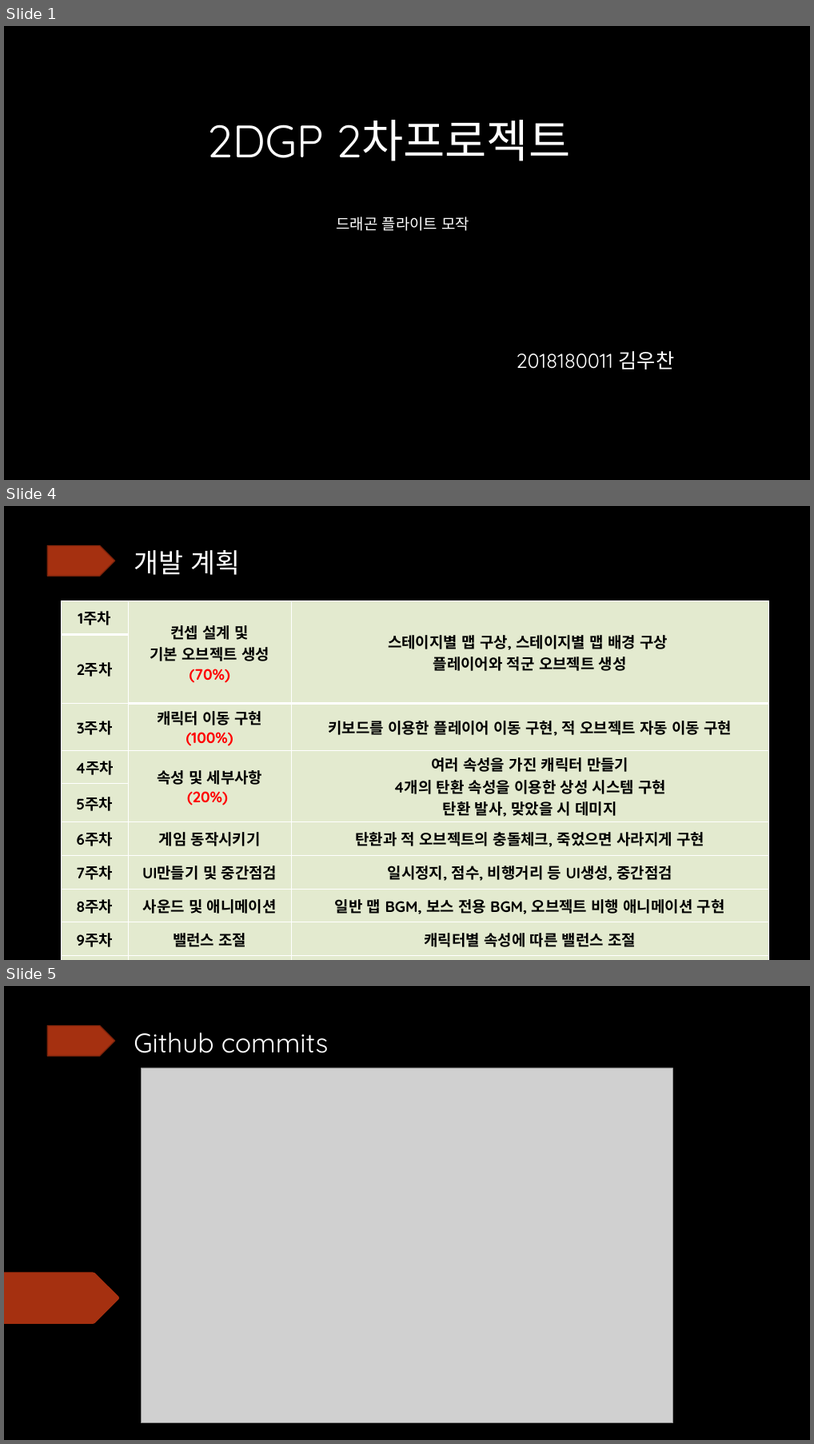
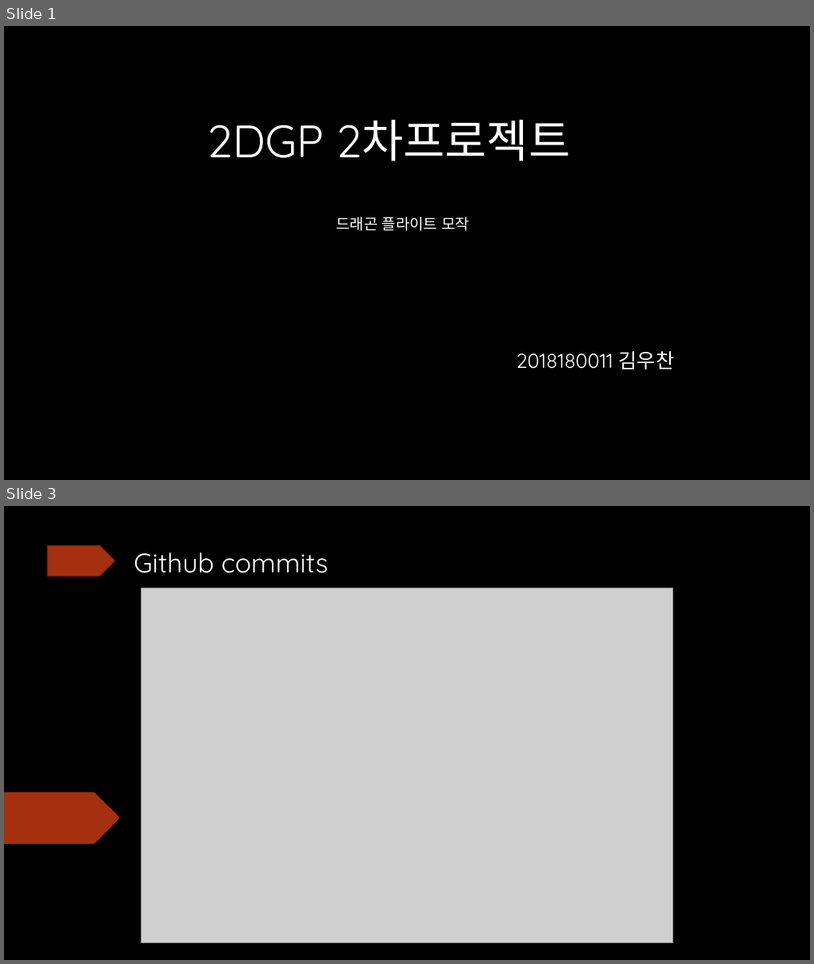
Before and after one commit to 2018180011woochan/2018180011---2DGP-GameProject, a slide deck: 2dgp.pptx. Shown one above the other, each under a label of ours: slides 1, 4 and 5 before the commit, slides 1 and 3 after it; the slides between them are not shown. The pictures are 814x1444 and 814x964 pixels, drawn with LibreOffice and Linux fonts; fonts in the diff are those of the drawing; grey boxes stand for pictures. Boxes give left, top, right and bottom in pixels: in the first picture for what was removed or moved away, otherwise in the second. Text is boxed around its words. In the diff, an @@ line names an element or a change of style, - is before the commit and + after.

```diff
--- a/2dgp.pptx
+++ b/2dgp.pptx
@@ slide 4 removed at (4, 506, 810, 960), background #000000 @@
@@ pentagon arrow removed at (47, 545, 114, 576) @@
@@ title removed at (134, 550, 241, 575) @@
-개발 계획
@@ table removed at (61, 601, 770, 950), 10 rows, 3 columns @@
-1주차 | 컨셉 설계 및 / 기본 오브젝트 생성 / (70%) | 스테이지별 맵 구상, 스테이지별 맵 배경 구상 / 플레이어와 적군 오브젝트 생성
-2주차 |  | 
-3주차 | 캐릭터 이동 구현 (100%) | 키보드를 이용한 플레이어 이동 구현, 적 오브젝트 자동 이동 구현
-4주차 | 속성 및 세부사항 / (20%) | 여러 속성을 가진 캐릭터 만들기 / 4개의 탄환 속성을 이용한 상성 시스템 구현 / 탄환 발사, 맞았을 시 데미지
-5주차 |  | 
-6주차 | 게임 동작시키기 | 탄환과 적 오브젝트의 충돌체크, 죽었으면 사라지게 구현
-7주차 | UI만들기 및 중간점검 | 일시정지, 점수, 비행거리 등 UI생성, 중간점검
-8주차 | 사운드 및 애니메이션 | 일반 맵 BGM, 보스 전용 BGM, 오브젝트 비행 애니메이션 구현
-9주차 | 밸런스 조절 | 캐릭터별 속성에 따른 밸런스 조절
-10주차 | 마무리 | 최종 점검
@@ what was slide 5 is now slide 3 @@
```
Also in this commit, not shown: 1 slide changed, 1 other slide removed, 12 other files.
